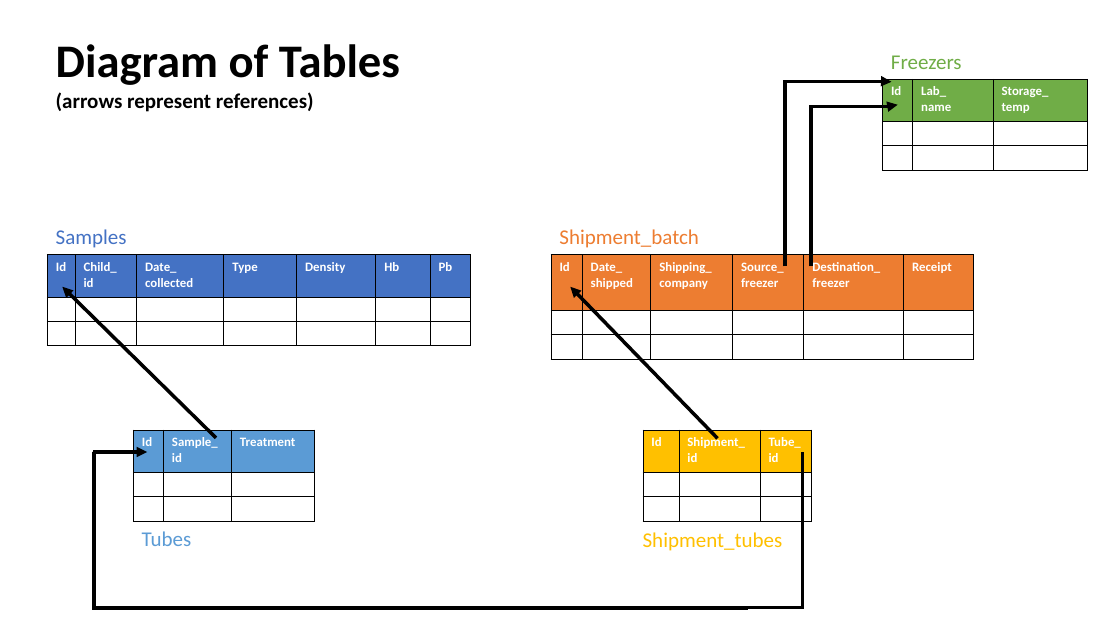
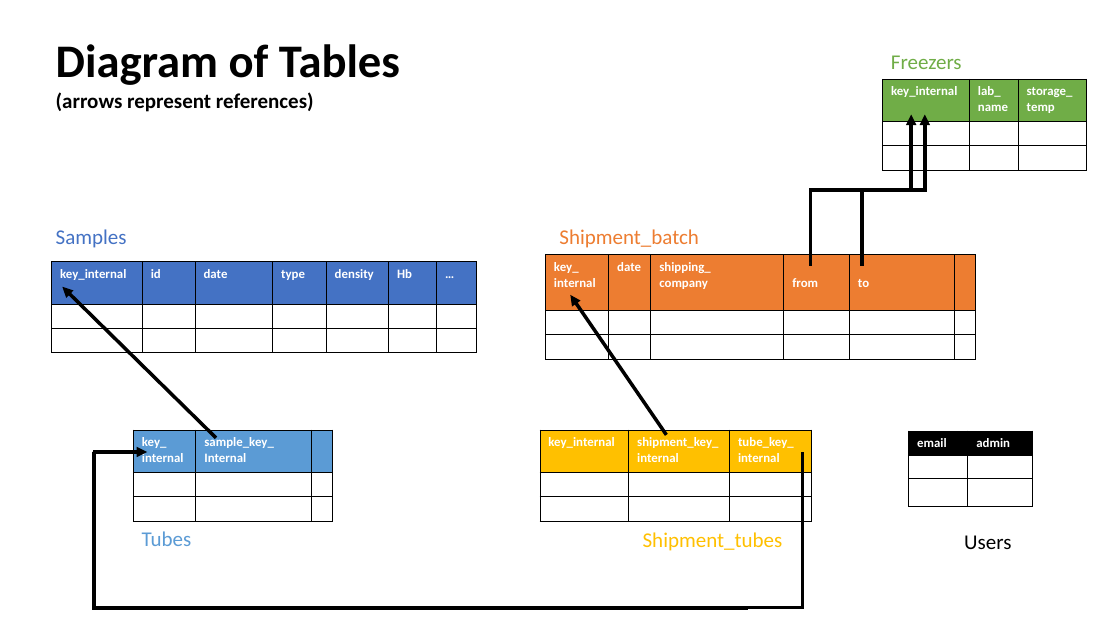
Before and after one commit to UBOdin/IGotUrSamples, a slide deck: slide 1 of Documentation/Tables_diagrams.pptx. Drawn at 1120x630 pixels with LibreOffice and Linux fonts; fonts in the diff are those of the drawing. Boxes give left, top, right and bottom in pixels: in the first picture for what was removed or moved away, otherwise in the second. Text is boxed around its words. In the diff, an @@ line names an element or a change of style, - is before the commit and + after.

```diff
--- a/Documentation/Tables_diagrams.pptx
+++ b/Documentation/Tables_diagrams.pptx
@@ table at box(883, 80, 1087, 171) @@
-row 1: Id | Lab_ / name | Storage_ / temp
+row 1: key_internal | lab_ / name | storage_ / temp
@@ elbow arrow moved from (785, 266) - (891, 82) to (811, 266) - (912, 114) @@
@@ elbow arrow moved from (812, 266) - (898, 105) to (862, 266) - (925, 114) @@
@@ table at box(52, 262, 477, 353) @@
-row 1: Id | Child_ / id | Date_ / collected | Type | Density | Hb | Pb
+row 1: key_internal | id | date | type | density | Hb | …
@@ table: place and size @@
-table at box(48, 255, 471, 345)
+table at box(52, 262, 477, 353)
@@ table at box(546, 255, 974, 360) @@
-row 1: Id | Date_ / shipped | Shipping_ / company | Source_ / freezer | Destination_ / freezer | Receipt
+row 1: key_ / internal | date | shipping_ / company | from | to | 
@@ table: place and size @@
-table at box(551, 255, 975, 360)
+table at box(546, 255, 974, 360)
@@ arrow moved from (718, 439) - (571, 287) to (666, 435) - (571, 295) @@
@@ table at box(134, 430, 331, 521) @@
-row 1: Id | Sample_ / id | Treatment
+row 1: key_ / internal | sample_key_ / Internal | 
@@ table: place and size @@
-table at box(134, 430, 315, 521)
+table at box(134, 430, 331, 521)
@@ table at box(540, 430, 812, 521) @@
-row 1: Id | Shipment_ / id | Tube_ / id
+row 1: key_internal | shipment_key_ / internal | tube_key_ / internal
@@ table: place and size @@
-table at box(644, 430, 812, 521)
+table at box(540, 430, 812, 521)
@@ table added at box(909, 431, 1033, 507), 3 rows, 2 columns @@
+email | admin
+ | 
+ | 
@@ text added at box(964, 535, 1011, 549), 18 pt, text #000000 @@
+Users
```
Also in this commit, not shown: 1 other file.
